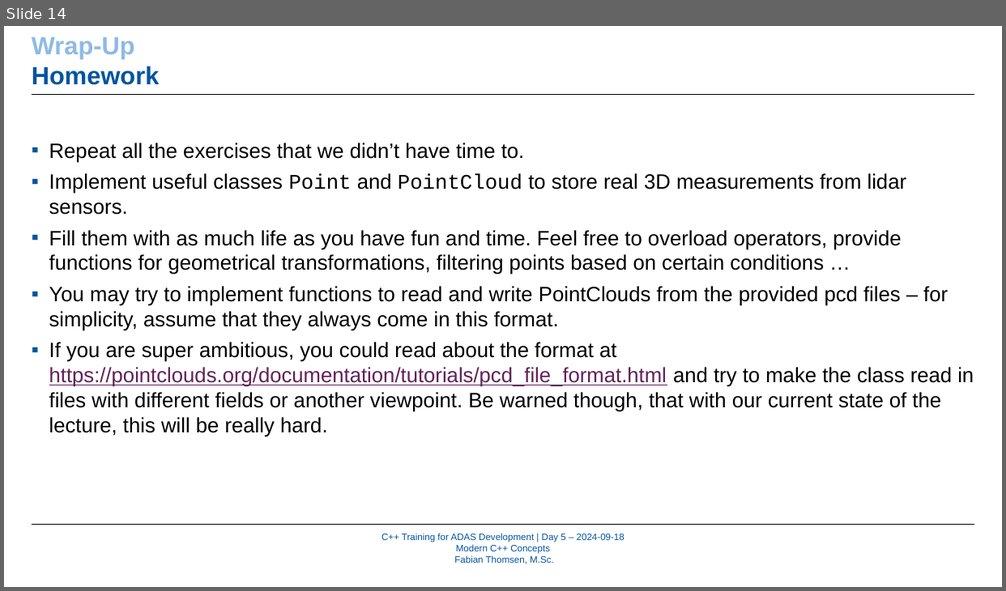
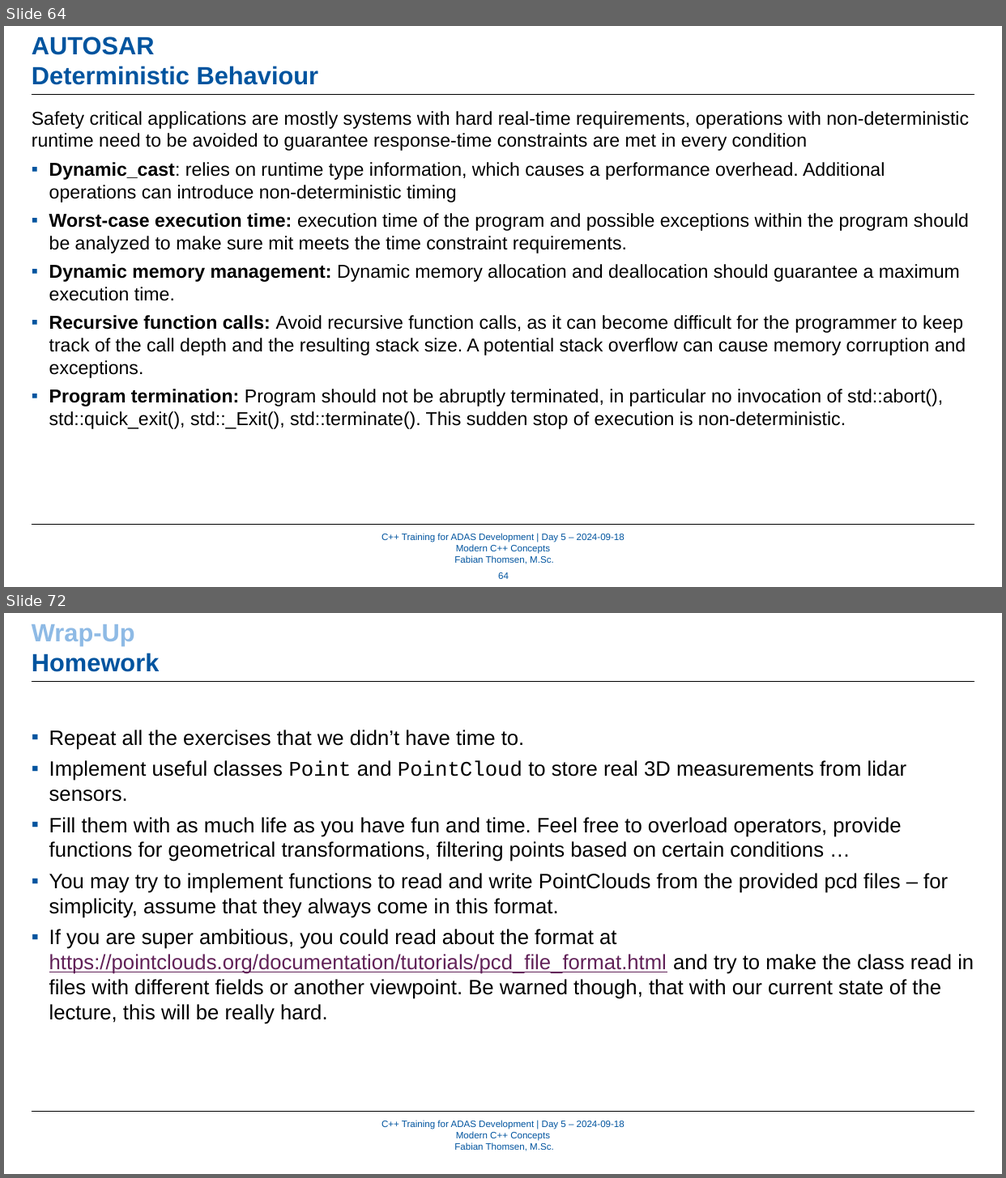
Before and after one commit to WhR4Ven/Diss_Dokument, a slide deck: Vortrag/05_ModernCPPConcepts_Part1 - Kopie.pptx. Shown one above the other, each under a label of ours: slide 14 before the commit, slides 64 and 72 after it; the slides between them are not shown. The pictures are 1006x591 and 1006x1178 pixels, drawn with LibreOffice and Linux fonts; fonts in the diff are those of the drawing; background and template pictures are left out. Boxes give left, top, right and bottom in pixels: in the first picture for what was removed or moved away, otherwise in the second. Text is boxed around its words. In the diff, an @@ line names an element or a change of style, - is before the commit and + after.

```diff
--- a/Vortrag/05_ModernCPPConcepts_Part1 - Kopie.pptx
+++ b/Vortrag/05_ModernCPPConcepts_Part1 - Kopie.pptx
@@ slide 64 added at (4, 26, 1002, 587), background #FFFFFF; not listed: 3 template elements that a slide beside it also shows @@
@@ text added at (32, 37, 319, 85), 24 pt, text #00549F, bold @@
+AUTOSAR
+Deterministic Behaviour
@@ text added at (32, 111, 969, 429), 18 pt, text #000000 @@
+Safety critical applications are mostly systems with hard real-time requirements, operations with non-deterministic runtime need to be avoided to guarantee response-time constraints are met in every condition
+▪ Dynamic_cast: relies on runtime type information, which causes a performance overhead. Additional operations can introduce non-deterministic timing
+▪ Worst-case execution time: execution time of the program and possible exceptions within the program should be analyzed to make sure mit meets the time constraint requirements.
+▪ Dynamic memory management: Dynamic memory allocation and deallocation should guarantee a maximum execution time.
+▪ Recursive function calls: Avoid recursive function calls, as it can become difficult for the programmer to keep track of the call depth and the resulting stack size. A potential stack overflow can cause memory corruption and exceptions.
+▪ Program termination: Program should not be abruptly terminated, in particular no invocation of std::abort(), std::quick_exit(), std::_Exit(), std::terminate(). This sudden stop of execution is non-deterministic.
@@ page number added at (498, 573, 509, 579), 9 pt, text #00549F @@
+64
@@ what was slide 14 is now slide 72 @@
```
Also in this commit, not shown: 4 slides changed, 64 other slides added, 5 slides removed, 13 other files.
